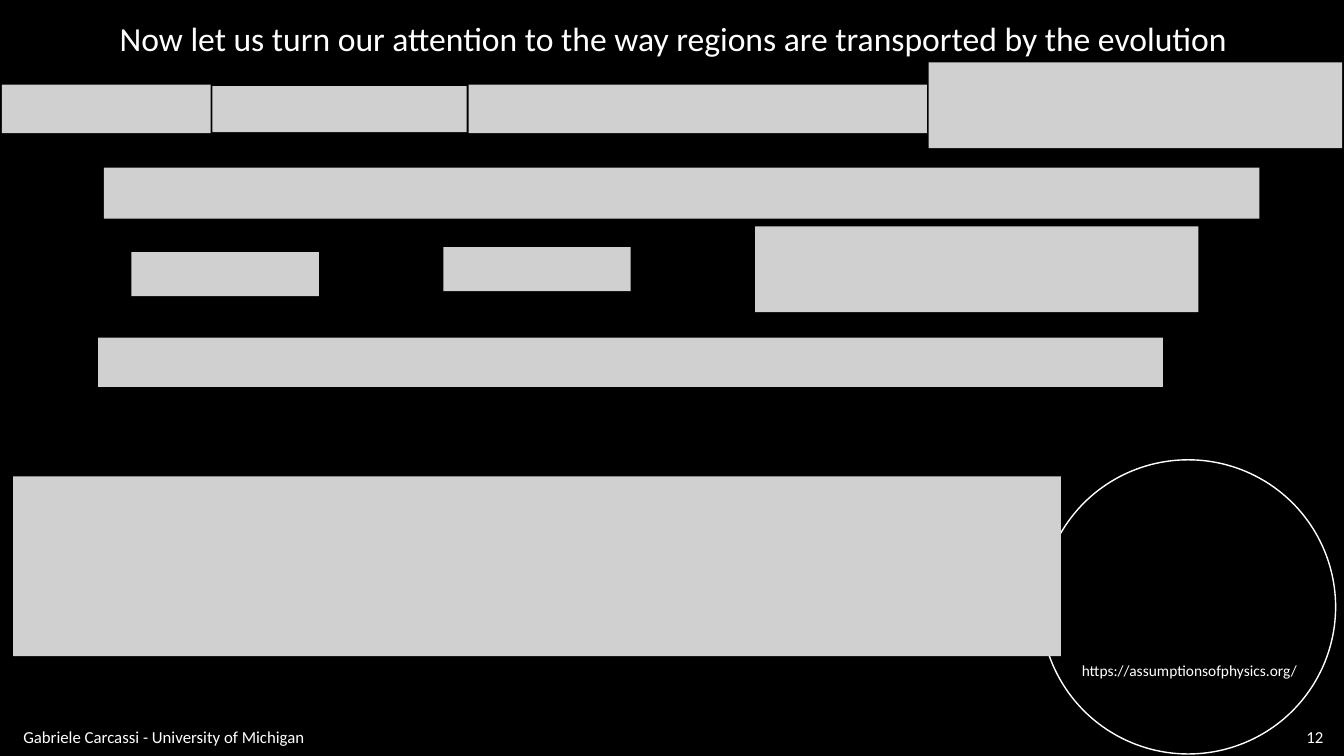
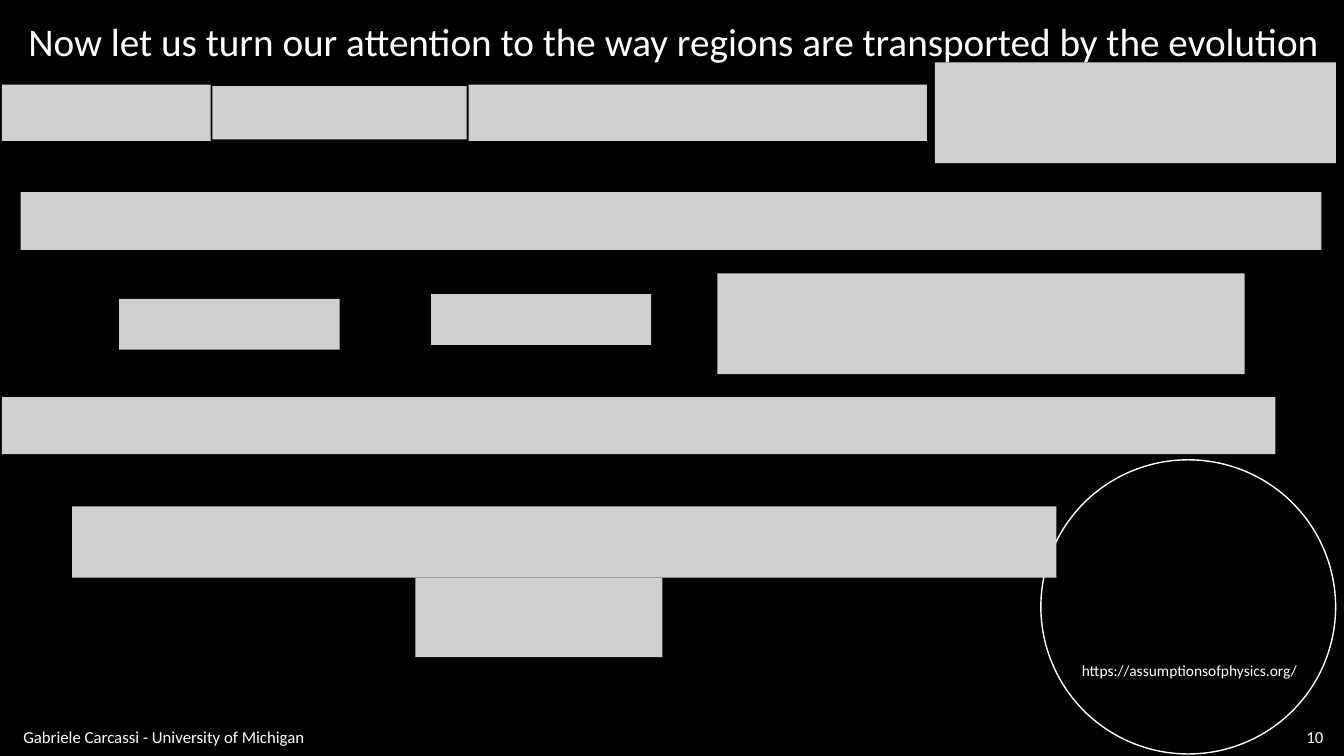
Before and after one commit to assumptionsofphysics/slides, a slide deck: slide 10 of BookCompanions-v2/RP-Class-3.pptx (slide 12 before the commit). Drawn at 1344x756 pixels with LibreOffice and Linux fonts; fonts in the diff are those of the drawing; grey boxes stand for pictures; background and template pictures are left out. Boxes give left, top, right and bottom in pixels: in the first picture for what was removed or moved away, otherwise in the second. Text is boxed around its words. In the diff, an @@ line names an element or a change of style, - is before the commit and + after.

```diff
--- a/BookCompanions-v2/RP-Class-3.pptx
+++ b/BookCompanions-v2/RP-Class-3.pptx
@@ text "Now let us turn our ..." at [28,28,1318,66]: size 24 to 28 pt @@
@@ picture: place and size @@
-picture at [2,85,211,133]
+picture at [2,85,211,141]
@@ picture: place and size @@
-picture at [213,87,467,133]
+picture at [213,87,467,140]
@@ picture: place and size @@
-picture at [469,85,928,133]
+picture at [469,85,928,141]
@@ picture: place and size @@
-picture at [929,63,1342,148]
+picture at [935,63,1336,163]
@@ picture: place and size @@
-picture at [104,167,1260,218]
+picture at [20,193,1322,250]
@@ picture removed at [131,252,319,296] @@
@@ picture removed at [444,247,631,291] @@
@@ picture added at [119,299,340,350] @@
@@ picture added at [432,294,651,345] @@
@@ picture: place and size @@
-picture at [755,227,1199,313]
+picture at [718,273,1245,374]
@@ picture removed at [98,338,1163,387] @@
@@ picture added at [2,397,1276,455] @@
@@ picture removed at [13,477,1061,656] @@
@@ picture added at [73,506,1058,578] @@
@@ picture added at [415,578,662,657] @@
@@ page number at [1306,732,1323,743]: text changed @@
-12
+10
```
Also in this commit, not shown: 9 other slides changed, 1 slide added, 1 slide removed.
